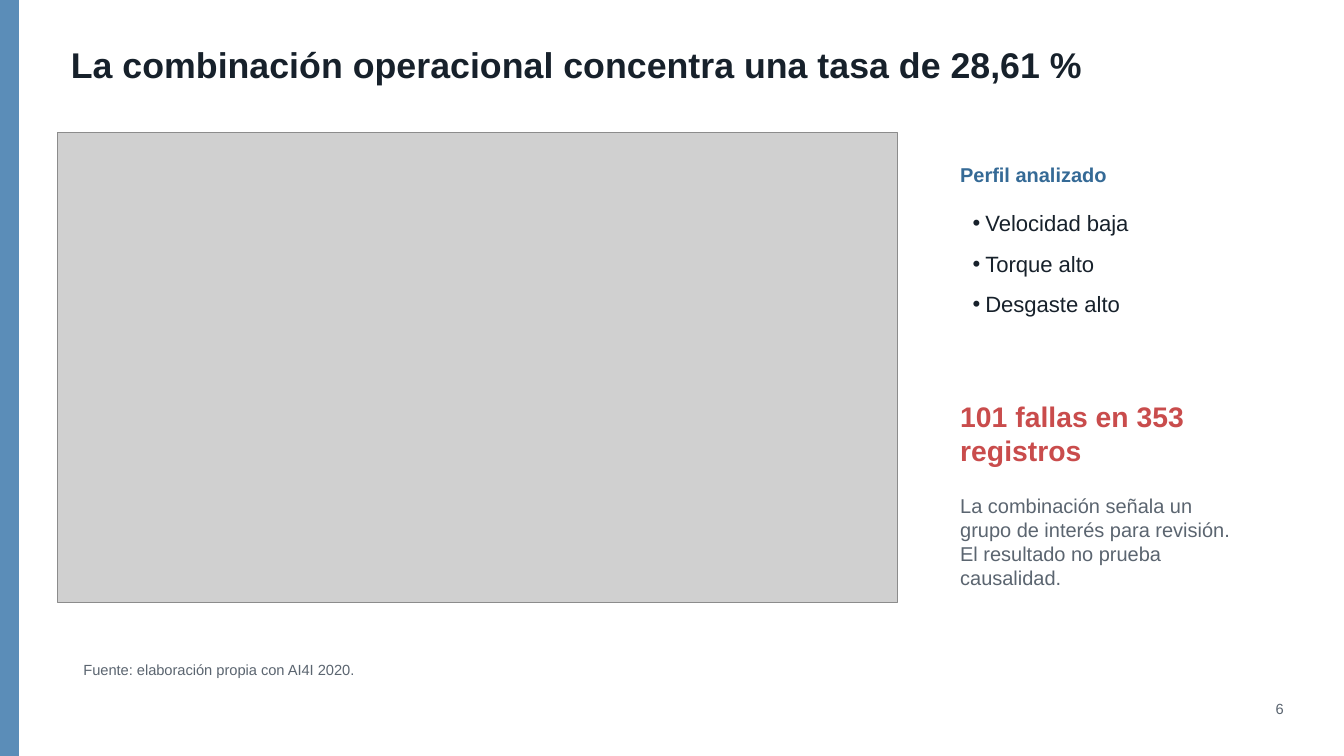
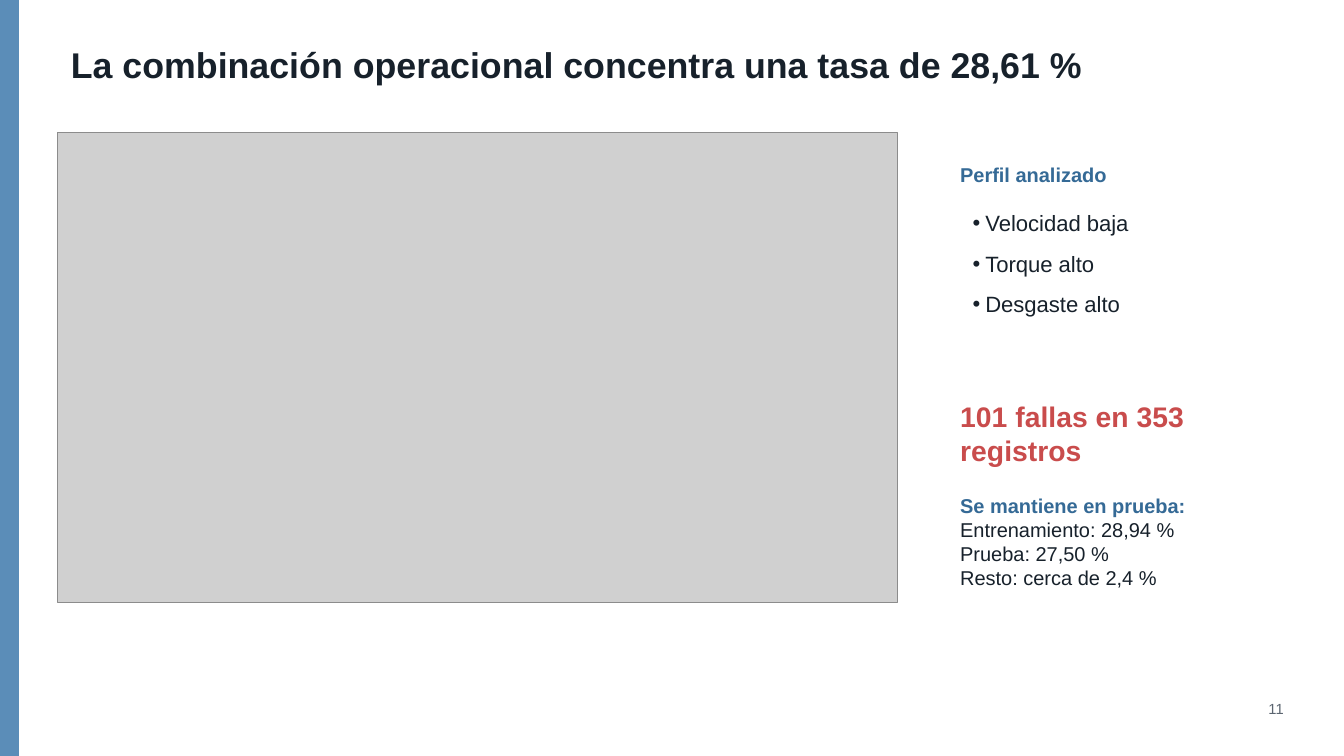
Before and after one commit to alexander-seor/proyecto-grupo9-mcdi500, a slide deck: slide 11 of F4/presentacion_f4_grupo9.pptx (slide 6 before the commit). Drawn at 1344x756 pixels with LibreOffice and Linux fonts; fonts in the diff are those of the drawing; grey boxes stand for pictures. Boxes give left, top, right and bottom in pixels: in the first picture for what was removed or moved away, otherwise in the second. Text is boxed around its words. In the diff, an @@ line names an element or a change of style, - is before the commit and + after.

```diff
--- a/F4/presentacion_f4_grupo9.pptx
+++ b/F4/presentacion_f4_grupo9.pptx
@@ text at box(960, 498, 1185, 588): text changed; text colour #5B6570 to #17212B @@
-La combinación señala un grupo de interés para revisión. El resultado no prueba causalidad.
+Se mantiene en prueba:
+Entrenamiento: 28,94 %
+Prueba: 27,50 %
+Resto: cerca de 2,4 %
@@ text removed at box(83, 664, 355, 678) @@
-Fuente: elaboración propia con AI4I 2020.
@@ text at box(1268, 704, 1283, 714): text changed @@
-6
+11
```
Also in this commit, not shown: 5 other slides changed, 6 slides added, 1 slide removed.
